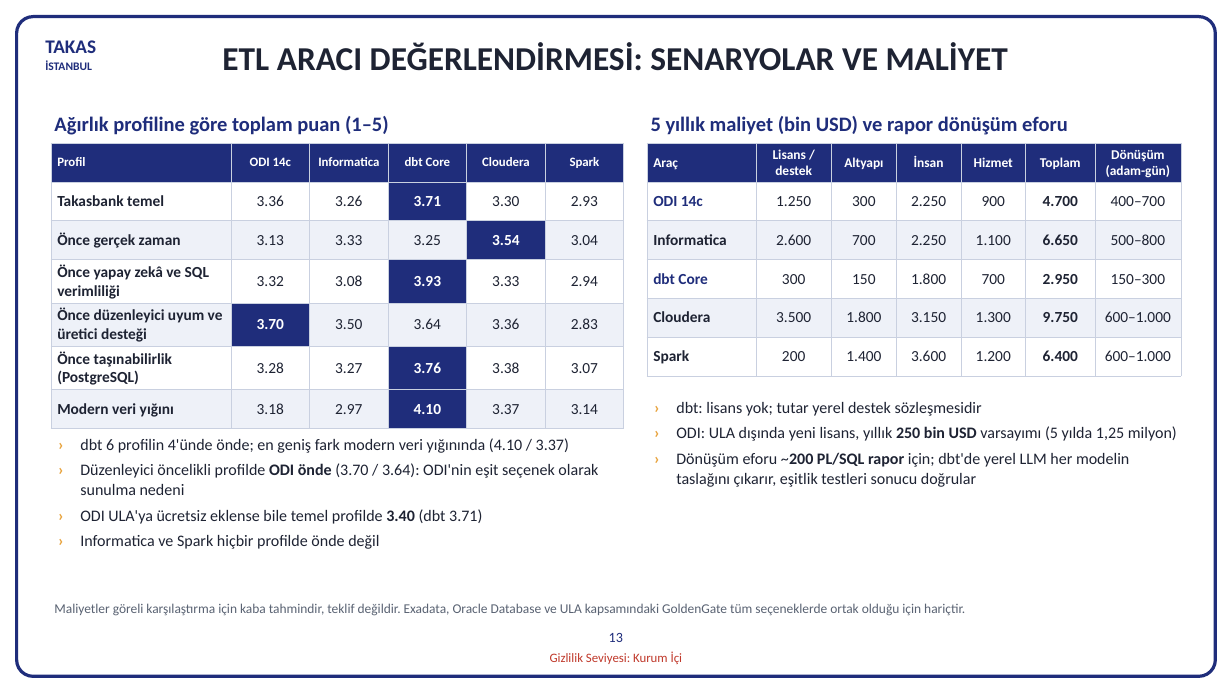
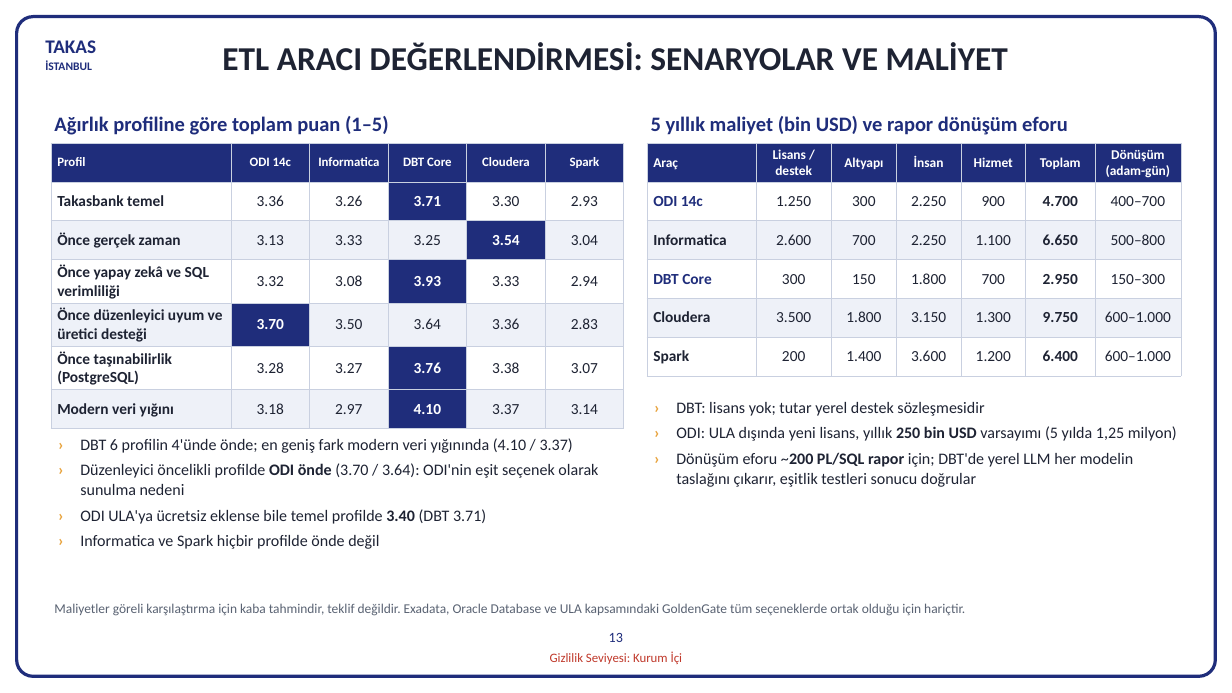
Before and after one commit to hanifidemirel0/Cursor-Projects, a slide deck: slide 13 of outputs/dwh-sunum-kasim-2026/5 - DWHSunum_Kasim2026.pptx. Drawn at 1232x693 pixels with LibreOffice and Linux fonts; fonts in the diff are those of the drawing. Boxes give left, top, right and bottom in pixels: in the first picture for what was removed or moved away, otherwise in the second. Text is boxed around its words. In the diff, an @@ line names an element or a change of style, - is before the commit and + after.

```diff
--- a/outputs/dwh-sunum-kasim-2026/5 - DWHSunum_Kasim2026.pptx
+++ b/outputs/dwh-sunum-kasim-2026/5 - DWHSunum_Kasim2026.pptx
@@ table at (51,143,624,421) @@
-row 1, column 4: dbt Core
+row 1, column 4: DBT Core
@@ table at (647,143,1181,376) @@
-row 4, column 1: dbt Core
+row 4, column 1: DBT Core
@@ text at (676,402,984,416): text changed @@
-› dbt: lisans yok; tutar yerel destek sözleşmesidir
+› DBT: lisans yok; tutar yerel destek sözleşmesidir
@@ text at (80,438,573,453): text changed @@
-› dbt 6 profilin 4'ünde önde; en geniş fark modern veri yığınında (4.10 / 3.37)
+› DBT 6 profilin 4'ünde önde; en geniş fark modern veri yığınında (4.10 / 3.37)
@@ text at (676,452,1133,487): text changed @@
-› Dönüşüm eforu ~200 PL/SQL rapor için; dbt'de yerel LLM her modelin taslağını çıkarır, eşitlik testleri sonucu doğrular
+› Dönüşüm eforu ~200 PL/SQL rapor için; DBT'de yerel LLM her modelin taslağını çıkarır, eşitlik testleri sonucu doğrular
@@ text at (80,509,486,524): text changed @@
-› ODI ULA'ya ücretsiz eklense bile temel profilde 3.40 (dbt 3.71)
+› ODI ULA'ya ücretsiz eklense bile temel profilde 3.40 (DBT 3.71)
```
Also in this commit, not shown: 7 other slides changed, 2 other files.
